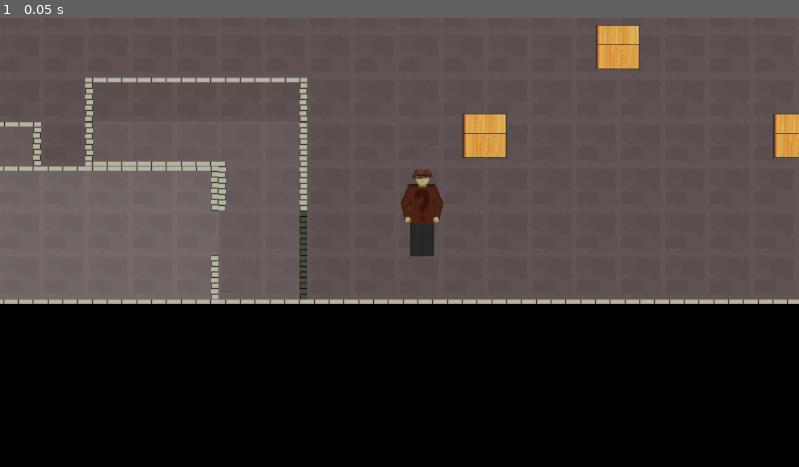
Above: before the commit, frame 1.
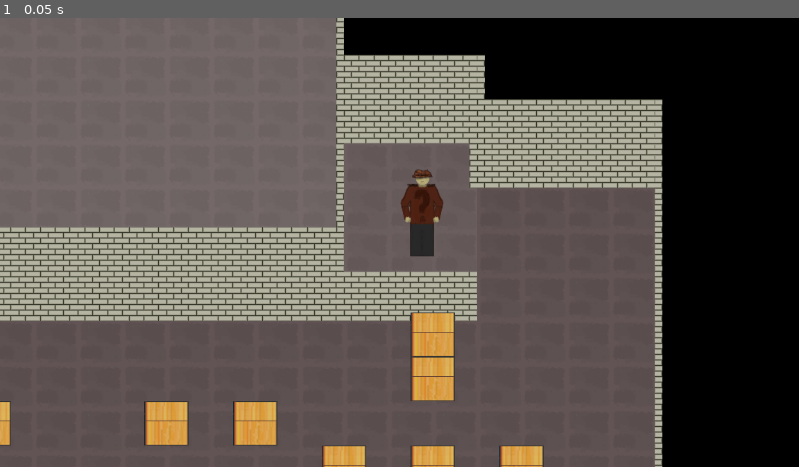
Above: after the commit, the same moment.

Repository: Alexxx180/Desert-Rage-2
Game: Godot game, scene res://assets/scenes/levels/caves/origin.tscn
Same seed, same stepped clock (60 frames per second), same inputs: the game is played once before the commit and once after it.
Inputs:
- Up to frame 1 (0.05 s): no input

The runs differ from the first frame. In frame 1, 65% of the frame differs, in the area x 0-100%, y 0-100%.

Commit message:
fix player input handling problem when jump - min handle period and additional FREEZE after jump

Diff:
--- a/assets/scenes/levels/caves/origin.tscn
+++ b/assets/scenes/levels/caves/origin.tscn
@@ -36,4 +36,4 @@
 layer_3/tile_data = PackedInt32Array(2883695, 3, 65536, 3014767, 3, 65536, 3145839, 3, 65536, 2818159, 3, 65536, 3276909, 3, 65536, 3145833, 3, 65536, 3276913, 3, 65536, 2949221, 3, 65536, 3276902, 3, 65536, 3014765, 3, 65536, 2949227, 3, 65536, 2949225, 3, 65536, 3014769, 3, 65536)
 
 [node name="group" parent="." instance=ExtResource("2_bvmv4")]
-position = Vector2(6469, 3374)
+position = Vector2(7120, 2639)
--- a/assets/systems/entities/characters/hero/detectors/platform/ledge/distance.gd
+++ b/assets/systems/entities/characters/hero/detectors/platform/ledge/distance.gd
@@ -12,14 +12,14 @@
 func floor_search(direction: Vector2i) -> void:
 	assert(direction != Vector2i.ZERO)
 	ray = rays[direction.x][direction.y]
-	print(direction, " - DIRECTION")
-	print("RAY: ", ray.target_position)
 	if ray.is_colliding():
 		deployment.detect(ray.target_position)
 
 func unreachable() -> bool:
+	var obstacles: bool = deployment.walls.is_colliding()
 	deployment.call_deferred("disable")
-	return deployment.walls.is_colliding()
+	print("OBSTACLES: ", obstacles)
+	return obstacles
 
 func set_control_entity(hero: CharacterBody2D) -> void:
 	deployment.set_control_entity(hero)
--- a/assets/systems/entities/characters/hero/detectors/platform/ledge/distance/deployment.gd
+++ b/assets/systems/entities/characters/hero/detectors/platform/ledge/distance/deployment.gd
@@ -10,13 +10,17 @@
 @onready var floors: Area2D = $floors
 @onready var geometry: CollisionShape2D = floors.get_node("geometry")
 
+func set_mode(processing: ProcessMode):
+	walls.process_mode = processing
+	floors.process_mode = processing
+
 func disable():
+	set_mode(Node.PROCESS_MODE_DISABLED)
 	position = Vector2.ZERO
-	floors.process_mode = Node.PROCESS_MODE_DISABLED
 
 func detect(target: Vector2) -> void:
 	position = target
-	floors.process_mode = Node.PROCESS_MODE_INHERIT
+	set_mode(Node.PROCESS_MODE_INHERIT)
 
 func set_control_entity(entity: CharacterBody2D):
 	hero = entity
--- a/assets/systems/entities/characters/hero/detectors/platform/walls.gd
+++ b/assets/systems/entities/characters/hero/detectors/platform/walls.gd
@@ -15,3 +15,4 @@
 	print("TO JUMP: ", input.previous)
 	platforming.jump.perform_jump(input.previous)
 	platforming.process_mode = decisions.decide(platforming.jump.feet.unstable)
+	print("PROCESS MODE: ", platforming.process_mode)
--- a/assets/systems/entities/characters/hero/processing/platforming.gd
+++ b/assets/systems/entities/characters/hero/processing/platforming.gd
@@ -1,7 +1,8 @@
 extends Node
 
 const NEUTRAL: int = 0
-const PERIOD: float = 0.05
+const PERIOD: float = 0.025
+const FREEZE: float = 0.075
 
 @onready var jump: Node = $jump
 
@@ -18,6 +19,7 @@
 	var direction: Vector2i = input.direction
 	if direction != Vector2i.ZERO:
 		jump.perform_jump(direction)
+		time += FREEZE
 
 func _physics_process(delta) -> void:
 	if (not hero.control): return
